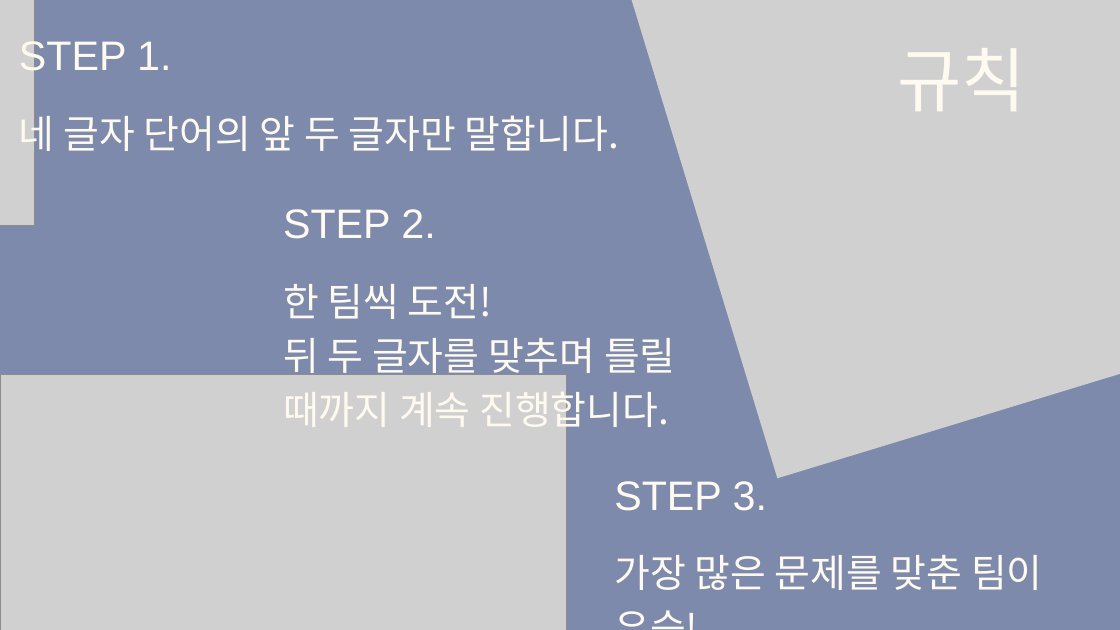
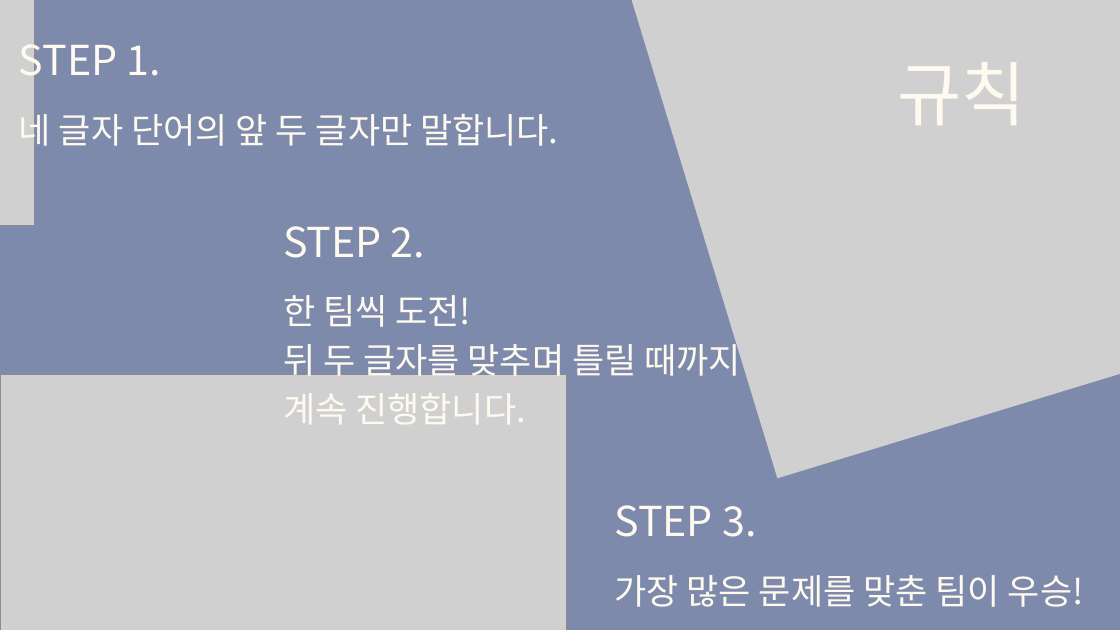
Before and after one commit to tkdgns25300/sunday_play, a slide deck: slide 2 of public/downloads/games/word-relay/rules.pptx. Drawn at 1120x630 pixels with LibreOffice and Linux fonts; fonts in the diff are those of the drawing; grey boxes stand for pictures. Boxes give left, top, right and bottom in pixels: in the first picture for what was removed or moved away, otherwise in the second. Text is boxed around its words. In the diff, an @@ line names an element or a change of style, - is before the commit and + after.

```diff
--- a/public/downloads/games/word-relay/rules.pptx
+++ b/public/downloads/games/word-relay/rules.pptx
@@ text "규칙": place and size @@
-text "규칙" at bbox=[897, 48, 1026, 111]
+text "규칙" at bbox=[897, 62, 1026, 125]
@@ size 50 to 45 pt; line spacing 70pt to 63pt in 3 elements at bbox=[283, 295, 741, 424], bbox=[614, 575, 1084, 607], bbox=[19, 108, 558, 153] @@
@@ font Arial to Noto Sans CJK KR in 4 elements at bbox=[19, 34, 161, 86], bbox=[897, 62, 1026, 125], bbox=[614, 505, 756, 537], bbox=[283, 226, 425, 258] @@
@@ text "STEP 2.": place and size @@
-text "STEP 2." at bbox=[283, 209, 435, 239]
+text "STEP 2." at bbox=[283, 226, 425, 258]
@@ text "한 팀씩 도전!": place and size @@
-text "한 팀씩 도전!" at bbox=[283, 284, 676, 435]
+text "한 팀씩 도전!" at bbox=[283, 295, 741, 424]
@@ text "STEP 3.": place and size @@
-text "STEP 3." at bbox=[614, 481, 767, 511]
+text "STEP 3." at bbox=[614, 505, 756, 537]
@@ text "가장 많은 문제를 맞춘 팀이 ...": place and size @@
-text "가장 많은 문제를 맞춘 팀이 ..." at bbox=[614, 555, 1043, 590]
+text "가장 많은 문제를 맞춘 팀이 ..." at bbox=[614, 575, 1084, 607]
```
Also in this commit, not shown: 4 other slides changed, 3 other files.
